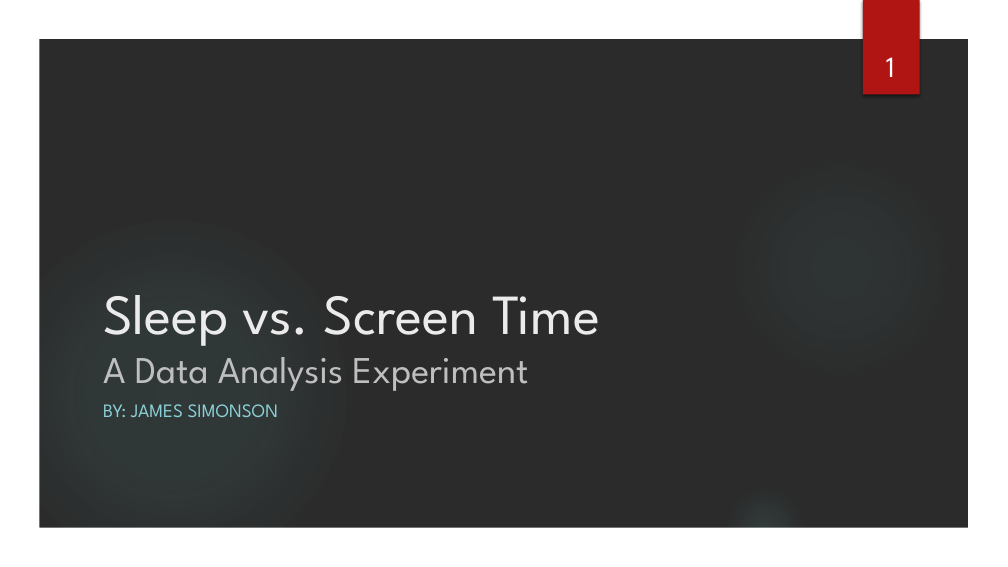
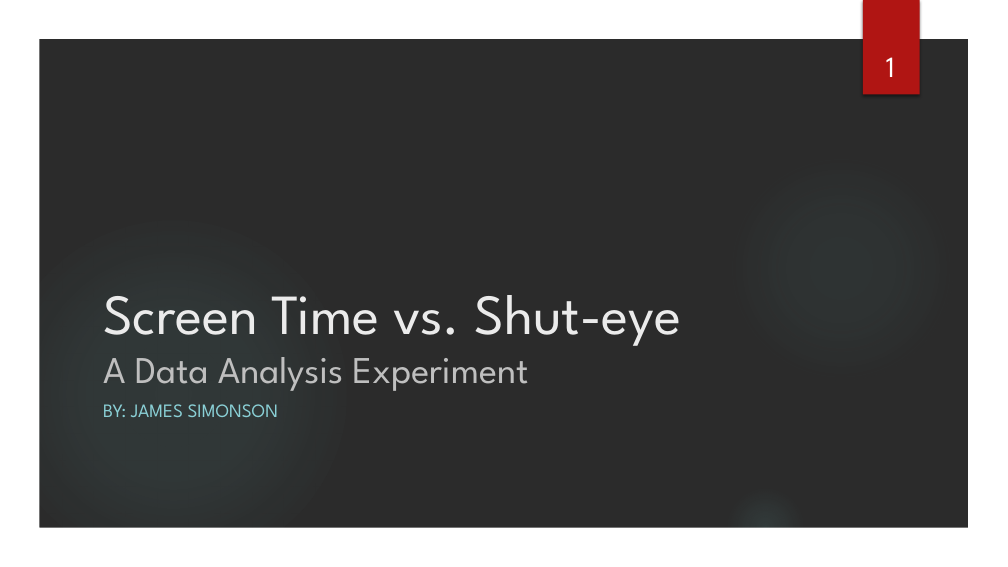
Before and after one commit to TheJim23/PCTime_vs_SleepTime_Data211, a slide deck: slide 1 of Presentation.pptx. Drawn at 1008x567 pixels with LibreOffice and Linux fonts; fonts in the diff are those of the drawing; background and template pictures are left out; a plain dark background stands for a picture behind light text. Boxes give left, top, right and bottom in pixels: in the first picture for what was removed or moved away, otherwise in the second. Text is boxed around its words. In the diff, an @@ line names an element or a change of style, - is before the commit and + after.

```diff
--- a/Presentation.pptx
+++ b/Presentation.pptx
@@ title at [103,295,681,391]: text changed @@
-Sleep vs. Screen Time
-A Data Analysis Experiment
+Screen Time vs. Shut-eye
+A Data Analysis Experiment
```
Also in this commit, not shown: 1 other slide changed.
